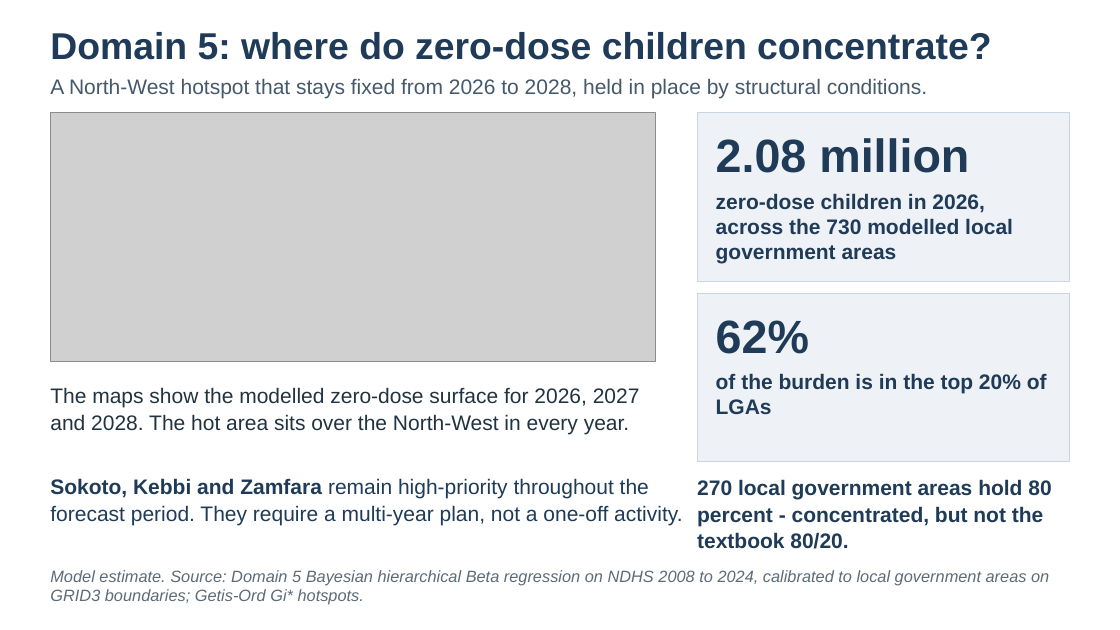
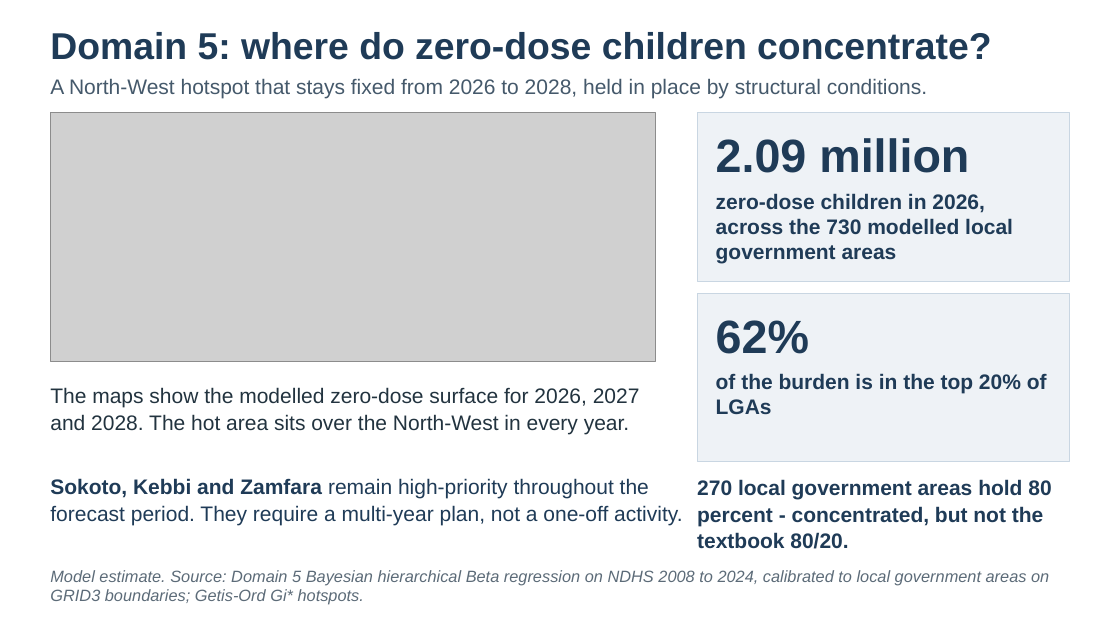
Before and after one commit to onovo007/nphcda-zerodose, a slide deck: slide 17 of handover/NPHCDA_ZeroDose_RI_Team_Presentation_ED_Updates.10.6.2026.pptx. Drawn at 1120x630 pixels with LibreOffice and Linux fonts; fonts in the diff are those of the drawing; grey boxes stand for pictures. Boxes give left, top, right and bottom in pixels: in the first picture for what was removed or moved away, otherwise in the second. Text is boxed around its words. In the diff, an @@ line names an element or a change of style, - is before the commit and + after.

```diff
--- a/handover/NPHCDA_ZeroDose_RI_Team_Presentation_ED_Updates.10.6.2026.pptx
+++ b/handover/NPHCDA_ZeroDose_RI_Team_Presentation_ED_Updates.10.6.2026.pptx
@@ text at bbox=[716, 138, 969, 173]: text changed @@
-2.08 million
+2.09 million
```
Also in this commit, not shown: 2 other slides changed.
